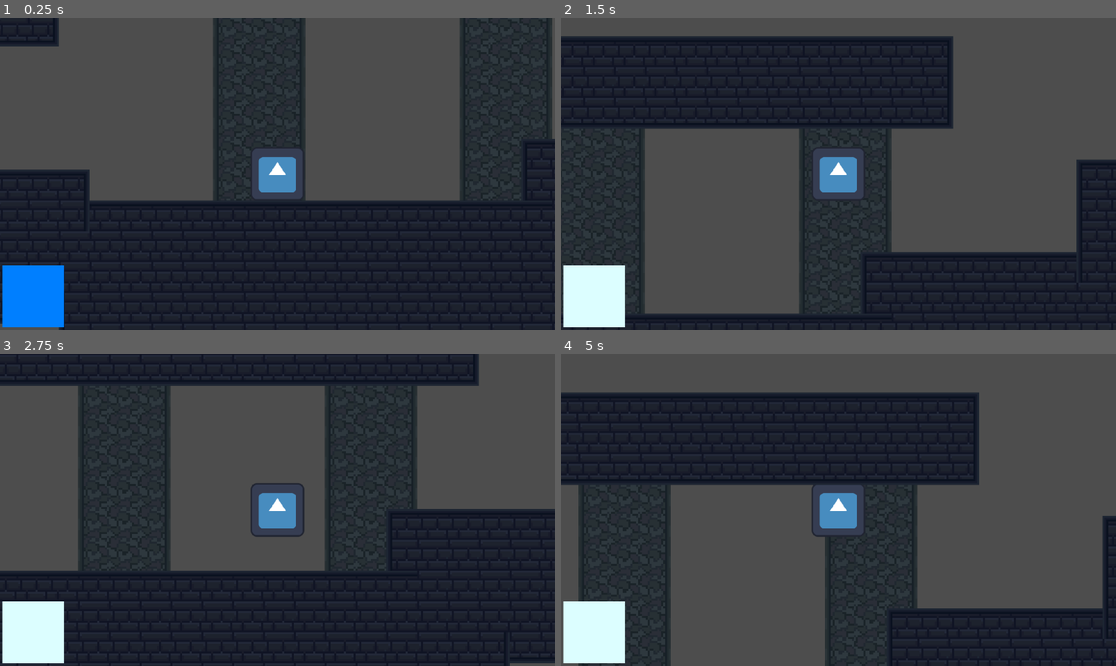
Above: before the commit, frames 1-4 (two rows, left to right).
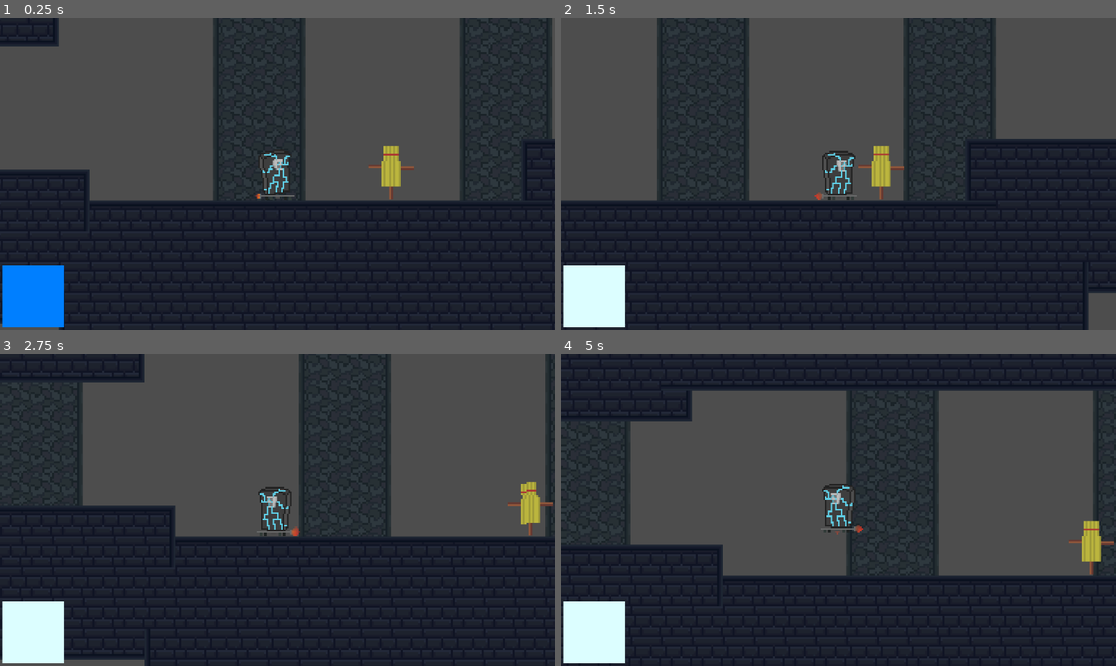
Above: after the commit, the same moments.

Repository: needaschoolproxy/BossFight
Game: Godot game, scene res://scenes/MainScene.tscn
Same seed, same stepped clock (60 frames per second), same inputs: the game is played once before the commit and once after it. The engine's default icon, where the game draws it, is replaced by a stand-in: a white triangle on a blue panel in a dark square.
Inputs (mouse positions are in pixels of both pictures, inside the frame that each line leads up to):
- Up to frame 1 (0.25 s): no input
- Up to frame 2 (1.5 s): move the mouse to (960, 158) at 0.52 s; hold D (right) from 0.53 s (still down); tap Shift (dash) at 0.6 s; tap Space (jump) at 0.77, 1.07 s; click (960, 158) at 0.8 s; move the mouse to (727, 189) at 1.27 s; click (727, 189) at 1.35 s
- Up to frame 3 (2.75 s): tap Space (jump) at 1.52, 1.55, 1.82 s; move the mouse to (333, 441) at 2.02 s; release D (right) at 2.03 s; hold A (left) from 2.03 s (still down); hold Space (jump) from 2.03 s (still down); tap Shift (dash) at 2.3 s
- Up to frame 4 (5 s): move the mouse to (810, 572) at 2.77 s; release A (left) at 2.78 s; release Space (jump) at 2.78 s; hold D (right) 2.78-4.28 s; tap Shift (dash) at 2.85, 4.35 s; tap Space (jump) at 3.02, 3.32, 4.52, 4.82 s; click (810, 572) at 3.05 s; move the mouse to (1005, 556) at 3.52 s; hold Space (jump) 3.53-4.28 s; click (1005, 556) at 3.6 s; move the mouse to (672, 463) at 4.27 s; hold A (left) from 4.28 s (still down)

The runs differ from the first frame. In frame 1, 1.8% of the frame differs, in the area x 45-75%, y 40-59%; in frame 2, 55%, in the area x 0-100%, y 0-100%; in frame 3, 33%; in frame 4, 48%.

Commit message:
oh the misery
i added some attacks and an enemy

Diff:
--- /dev/null
+++ b/node_2d.tscn
@@ -0,0 +1,3 @@
+[gd_scene format=3 uid="uid://cpowr3a6p8hjq"]
+
+[node name="Node2D" type="Node2D"]
--- a/project.godot
+++ b/project.godot
@@ -37,6 +37,11 @@
 "events": [Object(InputEventKey,"resource_local_to_scene":false,"resource_name":"","device":-1,"window_id":0,"alt_press …(195 unchanged characters)…
 ]
 }
+attack={
+"deadzone": 0.2,
+"events": [Object(InputEventMouseButton,"resource_local_to_scene":false,"resource_name":"","device":-1,"window_id":0,"alt_pressed":false,"shift_pressed":false,"ctrl_pressed":false,"meta_pressed":false,"button_mask":0,"position":Vector2(0, 0),"global_position":Vector2(0, 0),"factor":1.0,"button_index":1,"canceled":false,"pressed":false,"double_click":false,"script":null)
+]
+}
 
 [rendering]
 
--- a/scenes/MainScene.tscn
+++ b/scenes/MainScene.tscn
@@ -1,7 +1,8 @@
-[gd_scene load_steps=5 format=4 uid="uid://dyw2pxdjvqjey"]
+[gd_scene load_steps=6 format=4 uid="uid://dyw2pxdjvqjey"]
 
 [ext_resource type="PackedScene" uid="uid://cj3seshwyd1wo" path="res://scenes/player.tscn" id="1_echbf"]
 [ext_resource type="Texture2D" uid="uid://c44q2xkfjufp6" path="res://assets/terrain.png" id="2_ibiss"]
+[ext_resource type="PackedScene" uid="uid://cvwomjshaa7sm" path="res://scenes/enemy.tscn" id="3_c6dvc"]
 
 [sub_resource type="TileSetAtlasSource" id="TileSetAtlasSource_c6dvc"]
 texture = ExtResource("2_ibiss")
@@ -73,3 +74,6 @@
 scale = Vector2(4, 4)
 tile_map_data = PackedByteArray("AAD3//7/AAAFAAEAAAD4//7/AAAEAAAAAAD5//7/AAAEAAAAAAD6//7/AAAEAAAAAAD7//7/AAAEAAAAAAD8// …(6864 unchanged characters)…
 tile_set = SubResource("TileSet_echbf")
+
+[node name="Enemy" parent="." instance=ExtResource("3_c6dvc")]
+position = Vector2(107, -138)
--- /dev/null
+++ b/scenes/enemy.gd
@@ -0,0 +1,52 @@
+extends CharacterBody2D
+
+@onready var sprite: AnimatedSprite2D = $AnimatedSprite2D
+
+var health := 300
+var knockback_velocity := Vector2.ZERO
+const GRAVITY := 2000.0
+const HURT_DURATION := 0.25
+var is_hurt := false
+
+func _physics_process(delta: float) -> void:
+	if not is_on_floor():
+		velocity.y += GRAVITY * delta
+	else:
+		velocity.y = 0.0
+
+	if knockback_velocity.length() > 10.0:
+		velocity = knockback_velocity
+		knockback_velocity = knockback_velocity.move_toward(Vector2.ZERO, 1000.0 * delta)
+	else:
+		knockback_velocity = Vector2.ZERO
+
+	move_and_slide()
+
+	if health <= 0:
+		queue_free()
+		return
+
+	if not is_hurt and sprite.animation != "Idle":
+		sprite.play("Idle")
+
+func take_damage(damage: int, knockback: Vector2) -> void:
+	health -= damage
+	knockback_velocity = knockback
+
+	if health <= 0:
+		queue_free()
+		return
+
+	var frames := sprite.sprite_frames
+	if frames and frames.has_animation("Hurt"):
+		is_hurt = true
+		sprite.play("Hurt")
+		await get_tree().create_timer(HURT_DURATION).timeout
+		is_hurt = false
+	else:
+		is_hurt = true
+		var original_modulate := sprite.modulate
+		sprite.modulate = Color(1, 0.5, 0.5)
+		await get_tree().create_timer(HURT_DURATION).timeout
+		sprite.modulate = original_modulate
+		is_hurt = false
--- /dev/null
+++ b/scenes/enemy.tscn
@@ -0,0 +1,69 @@
+[gd_scene load_steps=10 format=3 uid="uid://cvwomjshaa7sm"]
+
+[ext_resource type="Script" uid="uid://not814r7cwaj" path="res://scenes/enemy.gd" id="1_md0e3"]
+[ext_resource type="Texture2D" uid="uid://c0bv785ih0sik" path="res://assets/Sprite-0016.png" id="2_4ra3w"]
+
+[sub_resource type="AtlasTexture" id="AtlasTexture_md0e3"]
+atlas = ExtResource("2_4ra3w")
+region = Rect2(256, 0, 64, 64)
+
+[sub_resource type="AtlasTexture" id="AtlasTexture_5uy6h"]
+atlas = ExtResource("2_4ra3w")
+region = Rect2(0, 0, 64, 64)
+
+[sub_resource type="AtlasTexture" id="AtlasTexture_c4w8v"]
+atlas = ExtResource("2_4ra3w")
+region = Rect2(64, 0, 64, 64)
+
+[sub_resource type="AtlasTexture" id="AtlasTexture_xwavj"]
+atlas = ExtResource("2_4ra3w")
+region = Rect2(128, 0, 64, 64)
+
+[sub_resource type="AtlasTexture" id="AtlasTexture_nenq2"]
+atlas = ExtResource("2_4ra3w")
+region = Rect2(192, 0, 64, 64)
+
+[sub_resource type="SpriteFrames" id="SpriteFrames_md484"]
+animations = [{
+"frames": [{
+"duration": 1.0,
+"texture": SubResource("AtlasTexture_md0e3")
+}],
+"loop": true,
+"name": &"Hurt",
+"speed": 5.0
+}, {
+"frames": [{
+"duration": 1.0,
+"texture": SubResource("AtlasTexture_5uy6h")
+}, {
+"duration": 1.0,
+"texture": SubResource("AtlasTexture_c4w8v")
+}, {
+"duration": 1.0,
+"texture": SubResource("AtlasTexture_xwavj")
+}, {
+"duration": 1.0,
+"texture": SubResource("AtlasTexture_nenq2")
+}],
+"loop": true,
+"name": &"Idle",
+"speed": 5.0
+}]
+
+[sub_resource type="RectangleShape2D" id="RectangleShape2D_ipns3"]
+size = Vector2(88.5, 116)
+
+[node name="Enemy" type="CharacterBody2D"]
+script = ExtResource("1_md0e3")
+
+[node name="AnimatedSprite2D" type="AnimatedSprite2D" parent="."]
+position = Vector2(7, -124)
+scale = Vector2(3.94531, 3.82031)
+sprite_frames = SubResource("SpriteFrames_md484")
+animation = &"Hurt"
+autoplay = "Idle"
+
+[node name="CollisionShape2D" type="CollisionShape2D" parent="."]
+position = Vector2(10.75, -58)
+shape = SubResource("RectangleShape2D_ipns3")
--- a/scenes/player.gd
+++ b/scenes/player.gd
@@ -1,39 +1,121 @@
 extends CharacterBody2D
+
 @onready var dash_time: Timer = $DashTime
 @onready var dash_cooldown_timer: Timer = $DashCooldownTimer
-var SPEED = 350.0
-const JUMP_VELOCITY = -500.0
+@onready var sprite: AnimatedSprite2D = $AnimatedSprite2D
+@onready var attack_area: Area2D = $AttackArea
+
+var SPEED = 450.0
+const JUMP_VELOCITY = -900.0
+const GRAVITY = 2000.0
+const FAST_FALL_MULTIPLIER = 2.0
+const JUMP_CUT_MULTIPLIER = 0.5
 var doublejumped = false
+
 const DASH_SPEED = 1200
 var dashing = false
 var can_dash = true
 
+var attacking = false
+var ATTACK_DAMAGE = 20
+var ATTACK_KNOCKBACK = 400.0
+var can_attack = true
+const ATTACK_COOLDOWN = 0.5
+
+var jumping = false
+
 func _physics_process(delta: float) -> void:
+	if Input.is_action_just_pressed("attack") and not attacking and can_attack:
+		start_attack()
+
 	if not is_on_floor():
-		velocity += get_gravity() * delta
+		if velocity.y > 0:
+			velocity.y += GRAVITY * FAST_FALL_MULTIPLIER * delta
+		else:
+			velocity.y += GRAVITY * delta
+	else:
+		velocity.y = 0
+		if jumping:
+			jumping = false
 
-	if Input.is_action_just_pressed("jump") and is_on_floor():
-		velocity.y = JUMP_VELOCITY
-	else: if Input.is_action_just_pressed("jump") and doublejumped == false:
-		velocity.y = JUMP_VELOCITY
-		doublejumped = true
+	if Input.is_action_just_pressed("jump"):
+		if is_on_floor():
+			velocity.y = JUMP_VELOCITY
+			trigger_jump_anim()
+		elif not doublejumped:
+			velocity.y = JUMP_VELOCITY
+			doublejumped = true
+			trigger_jump_anim()
+
+	if not Input.is_action_pressed("jump") and velocity.y < 0:
+		velocity.y *= JUMP_CUT_MULTIPLIER
+
 	if is_on_floor():
 		doublejumped = false
 
 	var direction := Input.get_axis("left", "right")
-	if direction:
-		if dashing == true:
+	if direction != 0:
+		if dashing:
 			velocity.x = direction * DASH_SPEED
 		else:
 			velocity.x = direction * SPEED
+		sprite.flip_h = direction < 0
 	else:
-		velocity.x = move_toward(velocity.x, 0, SPEED)
-	if Input.is_action_just_pressed("dash") and can_dash == true:
+		velocity.x = move_toward(velocity.x, 0, SPEED * 2 * delta)
+
+	if attacking:
+		if sprite.animation != "Attack":
+			sprite.play("Attack")
+	elif dashing:
+		if sprite.animation != "Dash":
+			sprite.play("Dash")
+	elif jumping:
+		if sprite.animation != "Jump":
+			sprite.play("Jump")
+	elif direction != 0:
+		if sprite.animation != "MoveLeftRight":
+			sprite.play("MoveLeftRight")
+	else:
+		if sprite.animation != "Idle":
+			sprite.play("Idle")
+
+	if Input.is_action_just_pressed("dash") and can_dash and not attacking:
 		dashing = true
 		can_dash = false
-		$DashTime.start()
-		$DashCooldownTimer.start()
+		dash_time.start()
+		dash_cooldown_timer.start()
+
 	move_and_slide()
+
+func start_attack():
+	attacking = true
+	can_attack = false
+	attack_area.monitoring = true
+	$AttackArea/CollisionShape2D.disabled = false
+
+	if not attack_area.is_connected("body_entered", Callable(self, "_on_attack_area_body_entered")):
+		attack_area.connect("body_entered", Callable(self, "_on_attack_area_body_entered"))
+
+	await get_tree().create_timer(0.1).timeout
+	attack_area.monitoring = false
+	$AttackArea/CollisionShape2D.disabled = true
+
+	attacking = false
+
+	await get_tree().create_timer(ATTACK_COOLDOWN).timeout
+	can_attack = true
+
+func _on_attack_area_body_entered(body):
+	if body.has_method("take_damage"):
+		var knock_dir = -1 if sprite.flip_h else 1
+		body.take_damage(ATTACK_DAMAGE, Vector2(knock_dir * ATTACK_KNOCKBACK, -200))
+
+		velocity.x = -knock_dir * 100
+
+func trigger_jump_anim():
+	jumping = true
+	if sprite.animation != "Jump":
+		sprite.play("Jump")
 
 func _on_dash_time_timeout() -> void:
 	dashing = false
--- a/scenes/player.tscn
+++ b/scenes/player.tscn
@@ -1,23 +1,139 @@
-[gd_scene load_steps=5 format=3 uid="uid://cj3seshwyd1wo"]
+[gd_scene load_steps=19 format=3 uid="uid://cj3seshwyd1wo"]
 
 [ext_resource type="Script" uid="uid://dd58eiag3eho2" path="res://scenes/player.gd" id="1_g2els"]
-[ext_resource type="Texture2D" uid="uid://ca3rahja6g81n" path="res://assets/icon.svg" id="2_i3pqv"]
+[ext_resource type="Texture2D" uid="uid://dncst6bg0adsa" path="res://assets/Sprite-0015.png" id="2_qhqgy"]
 [ext_resource type="Script" uid="uid://mlau8hsal33e" path="res://scenes/color_rect.gd" id="3_qhqgy"]
+
+[sub_resource type="AtlasTexture" id="AtlasTexture_3v2ag"]
+atlas = ExtResource("2_qhqgy")
+region = Rect2(512, 0, 64, 64)
+
+[sub_resource type="AtlasTexture" id="AtlasTexture_jej6c"]
+atlas = ExtResource("2_qhqgy")
+region = Rect2(576, 0, 64, 64)
+
+[sub_resource type="AtlasTexture" id="AtlasTexture_qhqgy"]
+atlas = ExtResource("2_qhqgy")
+region = Rect2(192, 0, 64, 64)
+
+[sub_resource type="AtlasTexture" id="AtlasTexture_dqkch"]
+atlas = ExtResource("2_qhqgy")
+region = Rect2(256, 0, 64, 64)
+
+[sub_resource type="AtlasTexture" id="AtlasTexture_qlg0r"]
+atlas = ExtResource("2_qhqgy")
+region = Rect2(320, 0, 64, 64)
+
+[sub_resource type="AtlasTexture" id="AtlasTexture_tuyoq"]
+atlas = ExtResource("2_qhqgy")
+region = Rect2(384, 0, 64, 64)
+
+[sub_resource type="AtlasTexture" id="AtlasTexture_fjrip"]
+atlas = ExtResource("2_qhqgy")
+region = Rect2(256, 0, 64, 64)
+
+[sub_resource type="AtlasTexture" id="AtlasTexture_smehm"]
+atlas = ExtResource("2_qhqgy")
+region = Rect2(0, 0, 64, 64)
+
+[sub_resource type="AtlasTexture" id="AtlasTexture_ur7pv"]
+atlas = ExtResource("2_qhqgy")
+region = Rect2(64, 0, 64, 64)
+
+[sub_resource type="AtlasTexture" id="AtlasTexture_f1ej7"]
+atlas = ExtResource("2_qhqgy")
+region = Rect2(448, 0, 64, 64)
+
+[sub_resource type="AtlasTexture" id="AtlasTexture_y4r1p"]
+atlas = ExtResource("2_qhqgy")
+region = Rect2(192, 0, 64, 64)
+
+[sub_resource type="AtlasTexture" id="AtlasTexture_d2wvv"]
+atlas = ExtResource("2_qhqgy")
+region = Rect2(128, 0, 64, 64)
+
+[sub_resource type="SpriteFrames" id="SpriteFrames_tuyoq"]
+animations = [{
+"frames": [{
+"duration": 1.0,
+"texture": SubResource("AtlasTexture_3v2ag")
+}, {
+"duration": 1.0,
+"texture": SubResource("AtlasTexture_jej6c")
+}],
+"loop": false,
+"name": &"Attack",
+"speed": 20.0
+}, {
+"frames": [{
+"duration": 1.0,
+"texture": SubResource("AtlasTexture_qhqgy")
+}, {
+"duration": 1.0,
+"texture": SubResource("AtlasTexture_dqkch")
+}, {
+"duration": 1.0,
+"texture": SubResource("AtlasTexture_qlg0r")
+}, {
+"duration": 1.0,
+"texture": SubResource("AtlasTexture_tuyoq")
+}, {
+"duration": 1.0,
+"texture": SubResource("AtlasTexture_fjrip")
+}],
+"loop": true,
+"name": &"Dash",
+"speed": 15.0
+}, {
+"frames": [{
+"duration": 1.0,
+"texture": SubResource("AtlasTexture_smehm")
+}, {
+"duration": 1.0,
+"texture": SubResource("AtlasTexture_ur7pv")
+}],
+"loop": true,
+"name": &"Idle",
+"speed": 5.0
+}, {
+"frames": [{
+"duration": 1.0,
+"texture": SubResource("AtlasTexture_f1ej7")
+}],
+"loop": true,
+"name": &"Jump",
+"speed": 0.5
+}, {
+"frames": [{
+"duration": 1.0,
+"texture": SubResource("AtlasTexture_y4r1p")
+}, {
+"duration": 1.0,
+"texture": SubResource("AtlasTexture_d2wvv")
+}],
+"loop": true,
+"name": &"MoveLeftRight",
+"speed": 5.0
+}]
 
 [sub_resource type="RectangleShape2D" id="RectangleShape2D_g2els"]
 size = Vector2(96, 104)
 
+[sub_resource type="RectangleShape2D" id="RectangleShape2D_f1ej7"]
+size = Vector2(35, 101)
+
 [node name="CharacterBody2D" type="CharacterBody2D"]
 script = ExtResource("1_g2els")
+
+[node name="AnimatedSprite2D" type="AnimatedSprite2D" parent="."]
+position = Vector2(-1, -51)
+scale = Vector2(3.03125, 3.28125)
+sprite_frames = SubResource("SpriteFrames_tuyoq")
+animation = &"Attack"
 
 [node name="CollisionShape2D" type="CollisionShape2D" parent="."]
 position = Vector2(0, 3)
 shape = SubResource("RectangleShape2D_g2els")
-
-[node name="Icon" type="Sprite2D" parent="."]
-position = Vector2(-4.76837e-07, 4.76837e-07)
-scale = Vector2(0.875, 0.875)
-texture = ExtResource("2_i3pqv")
 
 [node name="Camera2D" type="Camera2D" parent="."]
 
@@ -39,5 +155,12 @@
 color = Color(0.431465, 0.498095, 0.568945, 1)
 script = ExtResource("3_qhqgy")
 
+[node name="AttackArea" type="Area2D" parent="."]
+monitoring = false
+
+[node name="CollisionShape2D" type="CollisionShape2D" parent="AttackArea"]
+position = Vector2(87.5, 5.5)
+shape = SubResource("RectangleShape2D_f1ej7")
+
 [connection signal="timeout" from="DashTime" to="." method="_on_dash_time_timeout"]
 [connection signal="timeout" from="DashCooldownTimer" to="." method="_on_dash_cooldown_timer_timeout"]
Binary file added: assets/Sprite-0015.png
Not shown, added: assets/Sprite-0015.png.import
Binary file added: assets/Sprite-0016.png
Not shown, added: assets/Sprite-0016.png.import
Empty file added: assets/character_body_2d.gd
Not shown, added: assets/character_body_2d.gd.uid
Not shown, added: scenes/enemy.gd.uid
